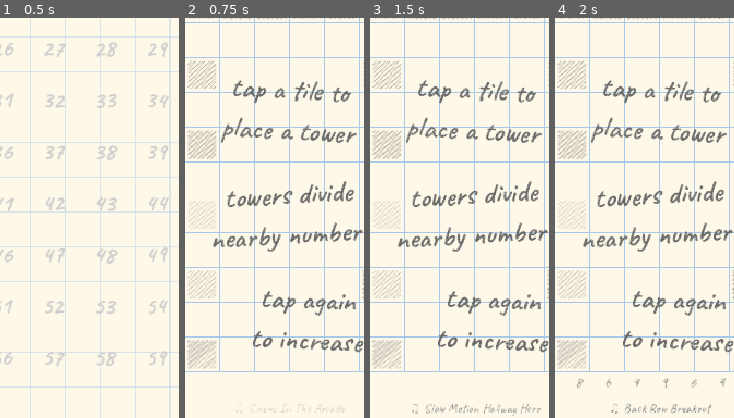
Above: before the commit, frames 1-4 (left to right).
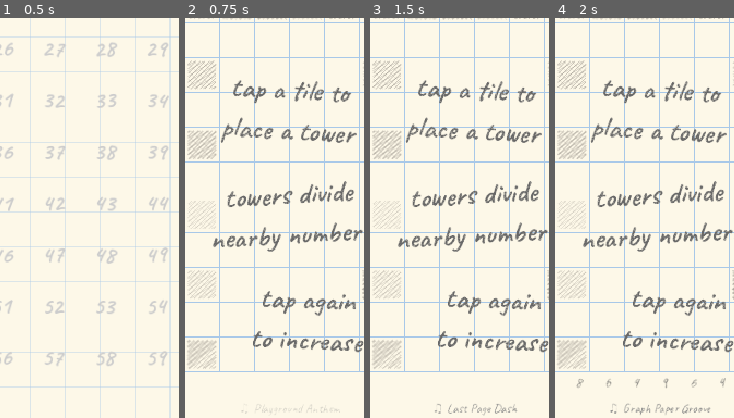
Above: after the commit, the same moments.

Repository: cagriaksay/number-march
Game: Godot game, scene res://scenes/main.tscn
The game is run twice, just before and just after one commit, with the same random seed, the same clock (stepped at 60 frames per second) and the same inputs.
Inputs:
- Up to frame 1 (0.5 s): no input
- Up to frame 2 (0.75 s): click "1" at 0.5 s
- Up to frame 3 (1.5 s): click ">>" at 1.25 s
- Up to frame 4 (2 s): no input
The pictures show only the part of the screen within x 21-71%, y 50-100%; the shares and areas given below are measured in that part.

Frame 1 is identical in both runs. In frame 2, 0.1% of the frame differs, in the area x 29-89%, y 96-99%; in frame 3, 0.6%, in the area x 23-96%, y 96-100%; in frame 4, 0.5%.

Commit message:
new music

Diff:
--- a/project.godot
+++ b/project.godot
@@ -14,6 +14,7 @@
 run/main_scene="res://scenes/main.tscn"
 config/features=PackedStringArray("4.5")
 config/icon="res://icon.svg"
+boot_splash/show_image=false
 
 [display]
 
--- a/scripts/audio_manager.gd
+++ b/scripts/audio_manager.gd
@@ -62,17 +62,27 @@
 
 func _load_music() -> void:
 	var music_files: Array[Array] = [
-		["hallway_between_bells", "Hallway Between Bells"],
+		["pencil_tap_waltz", "Pencil Tap Waltz"],
+		["scribble_sprint", "Scribble Sprint"],
+		["doodle_dash", "Doodle Dash"],
+		["graph_paper_groove", "Graph Paper Groove"],
+		["grid_dance", "Grid Dance"],
+		["eraser_dust", "Eraser Dust"],
+		["clean_slate", "Clean Slate"],
+		["chalk_talk", "Chalk Talk"],
+		["margin_notes", "Margin Notes"],
+		["pop_quiz_polka", "Pop Quiz Polka"],
+		["test_time_tango", "Test Time Tango"],
+		["notebook_shuffle", "Notebook Shuffle"],
+		["page_flip", "Page Flip"],
+		["recess_bell", "Recess Bell"],
+		["playground_anthem", "Playground Anthem"],
+		["divide_and_conquer", "Divide & Conquer"],
+		["equation_breaker", "Equation Breaker"],
+		["last_page_dash", "Last Page Dash"],
+		["final_answer", "Final Answer"],
 		["chalkboard_rebels", "Chalkboard Rebels"],
-		["detention_escape", "Detention Escape"],
-		["back_row_breakout", "Back Row Breakout"],
-		["homework_heist", "Homework Heist"],
 		["neon_gym_class_calculus", "Neon Gym Class Calculus"],
-		["golden_hour_loop", "Golden Hour Loop"],
-		["final_boss_pop_quiz", "Final Boss Pop Quiz"],
-		["cafeteria_code_red", "Cafeteria Code Red"],
-		["sirens_in_the_arcade", "Sirens In The Arcade"],
-		["slow_motion_hallway_hero", "Slow Motion Hallway Hero"],
 	]
 	for entry in music_files:
 		var key: String = entry[0]
@@ -103,7 +113,7 @@
 func _build_gameplay_playlist() -> void:
 	gameplay_tracks = []
 	for key in music_tracks.keys():
-		if key != "hallway_between_bells":  # exclude level select track
+		if key != "pencil_tap_waltz":  # exclude level select track
 			gameplay_tracks.append(key)
 	gameplay_tracks.shuffle()
 	gameplay_index = 0
@@ -169,7 +179,7 @@
 		tween.tween_callback(music_player_b.stop).set_delay(fade_duration)
 
 func play_level_select_music() -> void:
-	play_music("hallway_between_bells")
+	play_music("pencil_tap_waltz")
 
 func play_gameplay_music() -> void:
 	if gameplay_tracks.is_empty():
@@ -181,9 +191,9 @@
 
 func _on_music_finished() -> void:
 	# Auto-advance to next gameplay track
-	if current_music_key == "hallway_between_bells":
+	if current_music_key == "pencil_tap_waltz":
 		# Level select loops
-		play_music("hallway_between_bells")
+		play_music("pencil_tap_waltz")
 		return
 	gameplay_index = (gameplay_index + 1) % gameplay_tracks.size()
 	var next_key: String = gameplay_tracks[gameplay_index]
Not shown, removed: assets/audio/music/back_row_breakout.ogg.import
Not shown, removed: assets/audio/music/cafeteria_code_red.ogg.import
Not shown, removed: assets/audio/music/chalkboard_rebels.ogg.import
Not shown, removed: assets/audio/music/detention_escape.ogg.import
Not shown, removed: assets/audio/music/final_boss_pop_quiz.ogg.import
Not shown, removed: assets/audio/music/golden_hour_loop.ogg.import
Not shown, removed: assets/audio/music/hallway_between_bells.ogg.import
Not shown, removed: assets/audio/music/homework_heist.ogg.import
Not shown, removed: assets/audio/music/neon_gym_class_calculus.ogg.import
Not shown, removed: assets/audio/music/sirens_in_the_arcade.ogg.import
Not shown, removed: assets/audio/music/slow_motion_hallway_hero.ogg.import
Not shown, removed: assets/audio/music/back_row_breakout.ogg
(and 29 more such lines)
